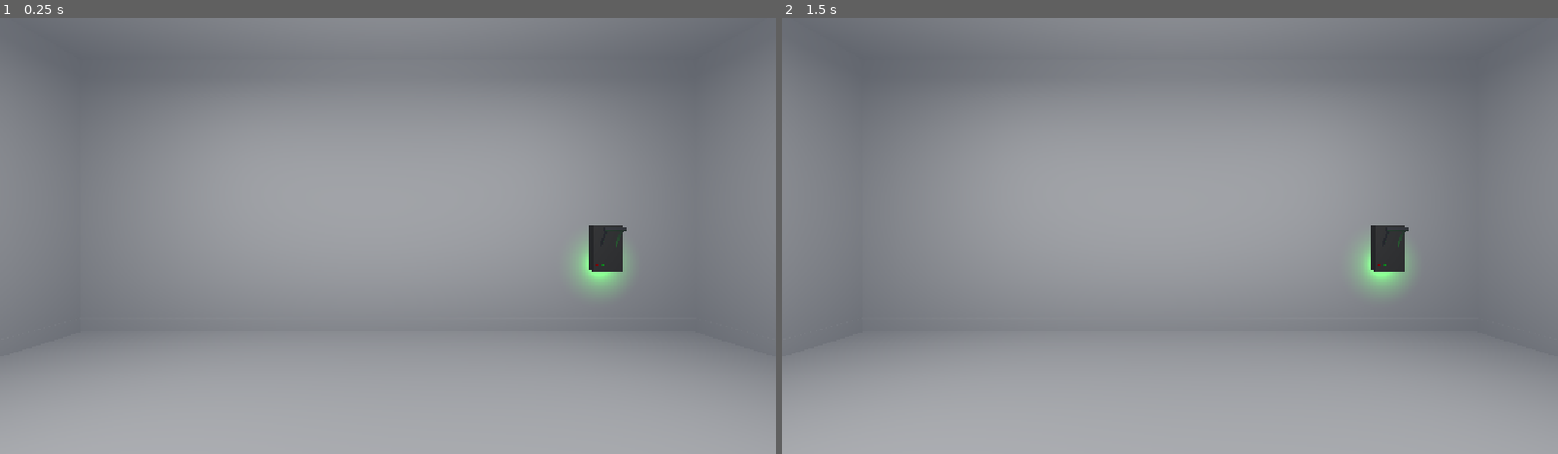
Above: before the commit, frames 1-2 (left to right).
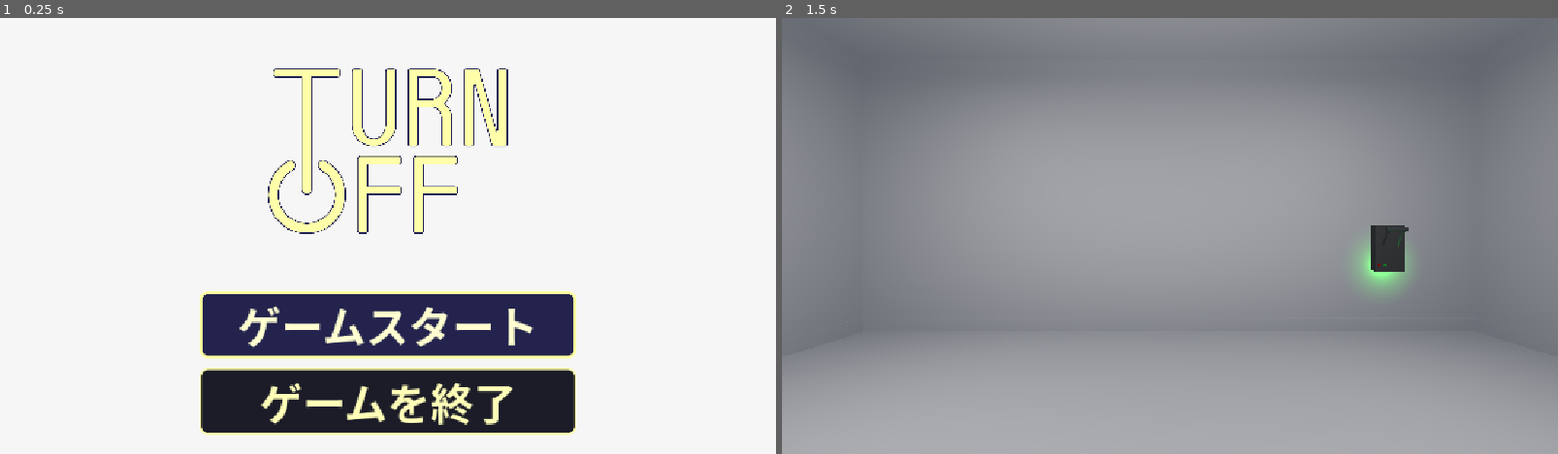
Above: after the commit, the same moments.

Repository: kinako-omiso/Summer_HoEi
Game: Godot game, scene res://title.tscn
Same seed, same stepped clock (60 frames per second), same inputs: the game is played once before the commit and once after it. Before the commit the project starts from res://temp_main.tscn.
Inputs (mouse positions are in pixels of both pictures, inside the frame that each line leads up to):
- Up to frame 1 (0.25 s): no input
- Up to frame 2 (1.5 s): click (1170, 323) at 0.5 s, where only the run after the commit has a clickable "ゲームスタート"; tap Enter at 1.25 s; move the mouse to (1208, 236) at 1.27 s; hold Up (move_forward) from 1.28 s (still down); hold E (interact) from 1.28 s (still down)

The runs differ from the first frame. In frame 1, 100% of the frame differs, in the area x 0-100%, y 0-100%; in frame 2, nothing differs.

Commit message:
#38 タイトル画面を作成

Diff:
--- a/project.godot
+++ b/project.godot
@@ -11,7 +11,7 @@
 [application]
 
 config/name="Summer_HoEi"
-run/main_scene="uid://fq3k3jygpu0k"
+run/main_scene="res://title.tscn"
 config/features=PackedStringArray("4.7", "Forward Plus")
 config/icon="res://icon.svg"
 
--- a/result_user_interface.gd
+++ b/result_user_interface.gd
@@ -30,4 +30,5 @@
 
 # タイトルボタン押下時
 func _on_title_button_pressed() -> void:
-	pass
+	get_tree().paused = false
+	get_tree().change_scene_to_file("res://title.tscn")
--- /dev/null
+++ b/title.gd
@@ -0,0 +1,32 @@
+extends Control
+
+
+const GAME_SCENE := "res://temp_main.tscn"
+
+@onready var background: ColorRect = $Background
+@onready var start_button: Button = $MarginContainer/Menu/StartButton
+
+
+func _ready() -> void:
+	get_tree().paused = false
+	Input.mouse_mode = Input.MOUSE_MODE_VISIBLE
+	start_button.grab_focus()
+	_start_background_animation()
+
+
+func _start_background_animation() -> void:
+	background.color = Color.WHITE
+	var tween := create_tween().set_loops()
+	tween.set_trans(Tween.TRANS_LINEAR)
+	tween.tween_property(background, "color", Color.BLACK, 7.0)
+	tween.tween_property(background, "color", Color.WHITE, 7.0)
+
+
+func _on_start_button_pressed() -> void:
+	var error := get_tree().change_scene_to_file(GAME_SCENE)
+	if error != OK:
+		push_error("Failed to start the game: %s" % error_string(error))
+
+
+func _on_quit_button_pressed() -> void:
+	get_tree().quit()
--- /dev/null
+++ b/title.tscn
@@ -0,0 +1,121 @@
+[gd_scene load_steps=6 format=3]
+
+[ext_resource type="Script" path="res://title.gd" id="1_script"]
+[ext_resource type="Texture2D" path="res://assets/title.png" id="2_logo"]
+
+[sub_resource type="StyleBoxFlat" id="StyleBox_button_normal"]
+bg_color = Color(0.035, 0.035, 0.09, 0.92)
+border_width_left = 3
+border_width_top = 3
+border_width_right = 3
+border_width_bottom = 3
+border_color = Color(1, 1, 0.63, 0.85)
+corner_radius_top_left = 12
+corner_radius_top_right = 12
+corner_radius_bottom_right = 12
+corner_radius_bottom_left = 12
+
+[sub_resource type="StyleBoxFlat" id="StyleBox_button_hover"]
+bg_color = Color(0.14, 0.14, 0.31, 0.98)
+border_width_left = 4
+border_width_top = 4
+border_width_right = 4
+border_width_bottom = 4
+border_color = Color(1, 1, 0.63, 1)
+corner_radius_top_left = 12
+corner_radius_top_right = 12
+corner_radius_bottom_right = 12
+corner_radius_bottom_left = 12
+
+[sub_resource type="StyleBoxFlat" id="StyleBox_button_pressed"]
+bg_color = Color(0.08, 0.08, 0.18, 1)
+border_width_left = 4
+border_width_top = 4
+border_width_right = 4
+border_width_bottom = 4
+border_color = Color(0.8, 0.8, 0.42, 1)
+corner_radius_top_left = 12
+corner_radius_top_right = 12
+corner_radius_bottom_right = 12
+corner_radius_bottom_left = 12
+
+[node name="Title" type="Control"]
+layout_mode = 3
+anchors_preset = 15
+anchor_right = 1.0
+anchor_bottom = 1.0
+grow_horizontal = 2
+grow_vertical = 2
+script = ExtResource("1_script")
+
+[node name="Background" type="ColorRect" parent="."]
+layout_mode = 1
+anchors_preset = 15
+anchor_right = 1.0
+anchor_bottom = 1.0
+grow_horizontal = 2
+grow_vertical = 2
+mouse_filter = 2
+color = Color(1, 1, 1, 1)
+
+[node name="MarginContainer" type="MarginContainer" parent="."]
+layout_mode = 1
+anchors_preset = 15
+anchor_right = 1.0
+anchor_bottom = 1.0
+grow_horizontal = 2
+grow_vertical = 2
+theme_override_constants/margin_left = 40
+theme_override_constants/margin_top = 28
+theme_override_constants/margin_right = 40
+theme_override_constants/margin_bottom = 28
+
+[node name="Menu" type="VBoxContainer" parent="MarginContainer"]
+layout_mode = 2
+theme_override_constants/separation = 14
+alignment = 1
+
+[node name="Logo" type="TextureRect" parent="MarginContainer/Menu"]
+custom_minimum_size = Vector2(560, 280)
+layout_mode = 2
+size_flags_vertical = 3
+texture = ExtResource("2_logo")
+expand_mode = 3
+stretch_mode = 5
+
+[node name="Spacer" type="Control" parent="MarginContainer/Menu"]
+custom_minimum_size = Vector2(0, 10)
+layout_mode = 2
+
+[node name="StartButton" type="Button" parent="MarginContainer/Menu"]
+custom_minimum_size = Vector2(560, 84)
+layout_mode = 2
+size_flags_horizontal = 4
+focus_neighbor_bottom = NodePath("../QuitButton")
+theme_override_colors/font_color = Color(1, 1, 0.72, 1)
+theme_override_colors/font_hover_color = Color(1, 1, 0.82, 1)
+theme_override_colors/font_focus_color = Color(1, 1, 0.82, 1)
+theme_override_font_sizes/font_size = 64
+theme_override_styles/normal = SubResource("StyleBox_button_normal")
+theme_override_styles/hover = SubResource("StyleBox_button_hover")
+theme_override_styles/pressed = SubResource("StyleBox_button_pressed")
+theme_override_styles/focus = SubResource("StyleBox_button_hover")
+text = "ゲームスタート"
+
+[node name="QuitButton" type="Button" parent="MarginContainer/Menu"]
+custom_minimum_size = Vector2(560, 84)
+layout_mode = 2
+size_flags_horizontal = 4
+focus_neighbor_top = NodePath("../StartButton")
+theme_override_colors/font_color = Color(1, 1, 0.72, 1)
+theme_override_colors/font_hover_color = Color(1, 1, 0.82, 1)
+theme_override_colors/font_focus_color = Color(1, 1, 0.82, 1)
+theme_override_font_sizes/font_size = 64
+theme_override_styles/normal = SubResource("StyleBox_button_normal")
+theme_override_styles/hover = SubResource("StyleBox_button_hover")
+theme_override_styles/pressed = SubResource("StyleBox_button_pressed")
+theme_override_styles/focus = SubResource("StyleBox_button_hover")
+text = "ゲームを終了"
+
+[connection signal="pressed" from="MarginContainer/Menu/StartButton" to="." method="_on_start_button_pressed"]
+[connection signal="pressed" from="MarginContainer/Menu/QuitButton" to="." method="_on_quit_button_pressed"]
Binary file removed: assets/image.png
Binary file added: assets/title.png
Not shown, changed: assets/title.png.import
Not shown, added: title.gd.uid
